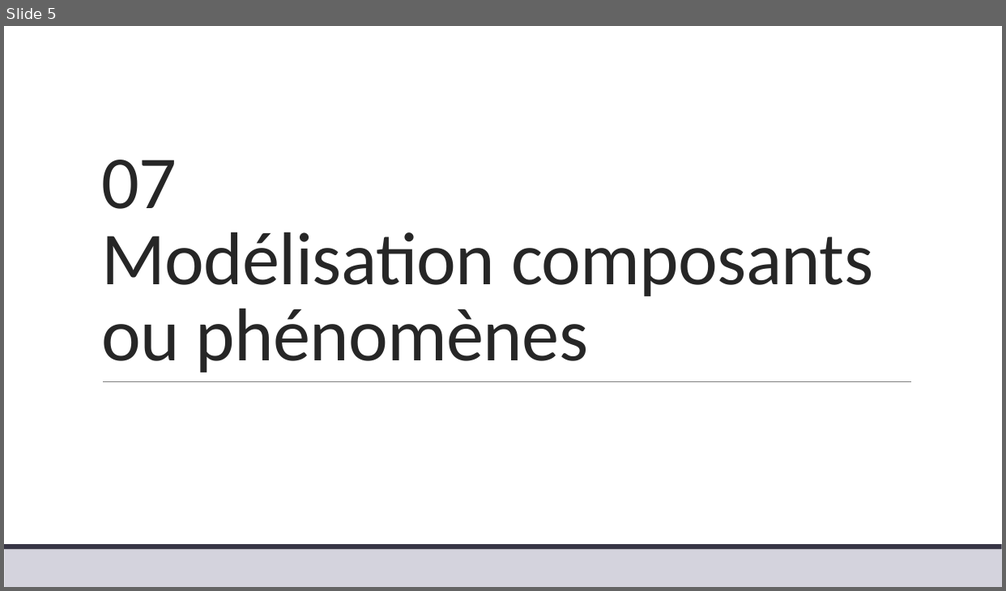
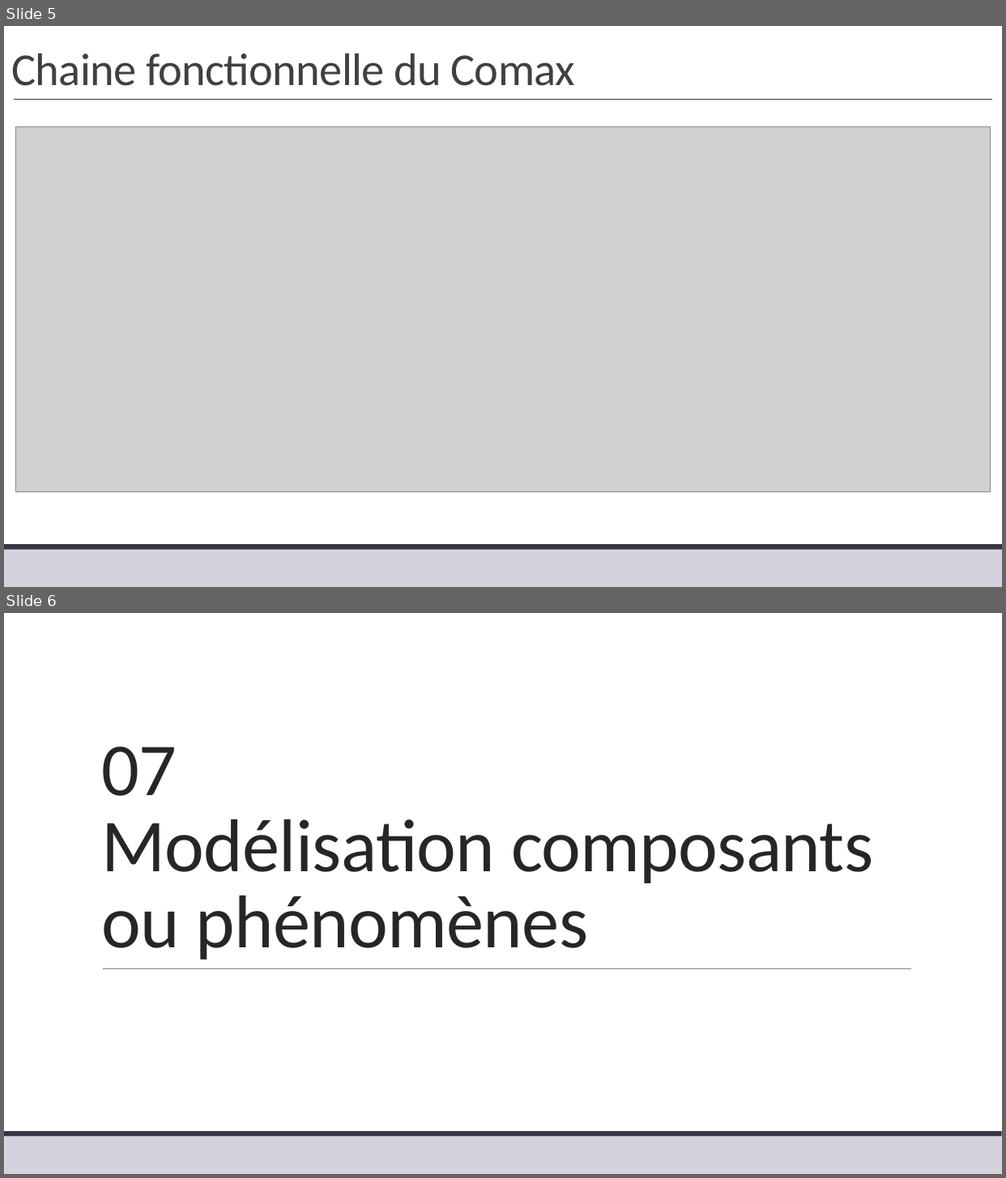
Before and after one commit to xpessoles/TP_Corriges, a slide deck: 04_Comax/04_Comax_Corrige.pptx. Shown one above the other, each under a label of ours: slide 5 before the commit, slides 5 and 6 after it. The pictures are 1006x591 and 1006x1178 pixels, drawn with LibreOffice and Linux fonts; fonts in the diff are those of the drawing; grey boxes stand for pictures. Boxes give left, top, right and bottom in pixels: in the first picture for what was removed or moved away, otherwise in the second. Text is boxed around its words. In the diff, an @@ line names an element or a change of style, - is before the commit and + after.

```diff
--- a/04_Comax/04_Comax_Corrige.pptx
+++ b/04_Comax/04_Comax_Corrige.pptx
@@ slide 5 added at (4, 26, 1002, 587), background #FFFFFF; not listed: 2 template elements that a slide beside it also shows @@
@@ title added at (11, 54, 575, 86), 44 pt, text #404040 @@
+Chaine fonctionnelle du Comax
@@ line added from (14, 99) to (992, 99), #373545 0.5 pt @@
@@ picture added at (16, 127, 991, 493) @@
@@ what was slide 5 is now slide 6 @@
```
Also in this commit, not shown: 2 other files.
